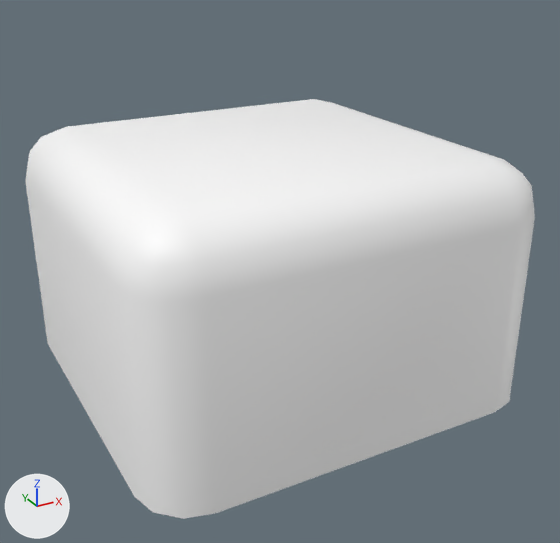
The Blender file assets/models/GridCells.blend: old version first, new version second.
The view is the same before and after, from a 50 mm camera at (-0.94, -1.808, 0.511) aimed at (0.01, -0.08, -0.353). The axes (+X, +Y, +Z) are drawn at lower left. The lights are the same throughout.

Objects in the first picture: 'Ground'.
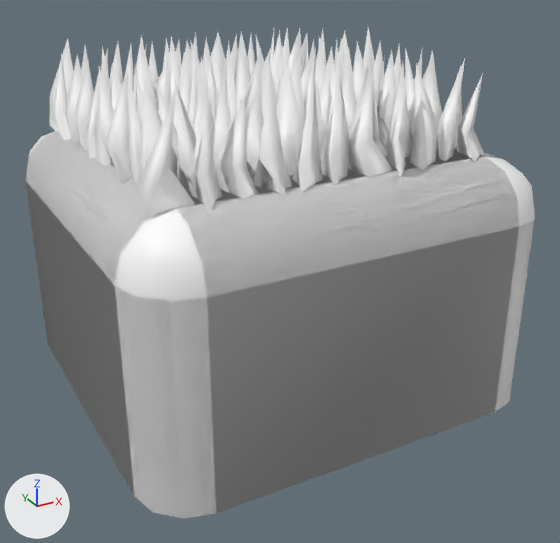
What differs and where, as boxes (x1, y1, x2, y2) in the pictures (560 x 543 px):
'GroundWithGrass', shown: after (25, 27, 535, 519)

Edits to the bpy script that builds the scene:
```text
Change ob_groundwithgrass:
    remove ob_groundwithgrass.hide_set(True)
```
